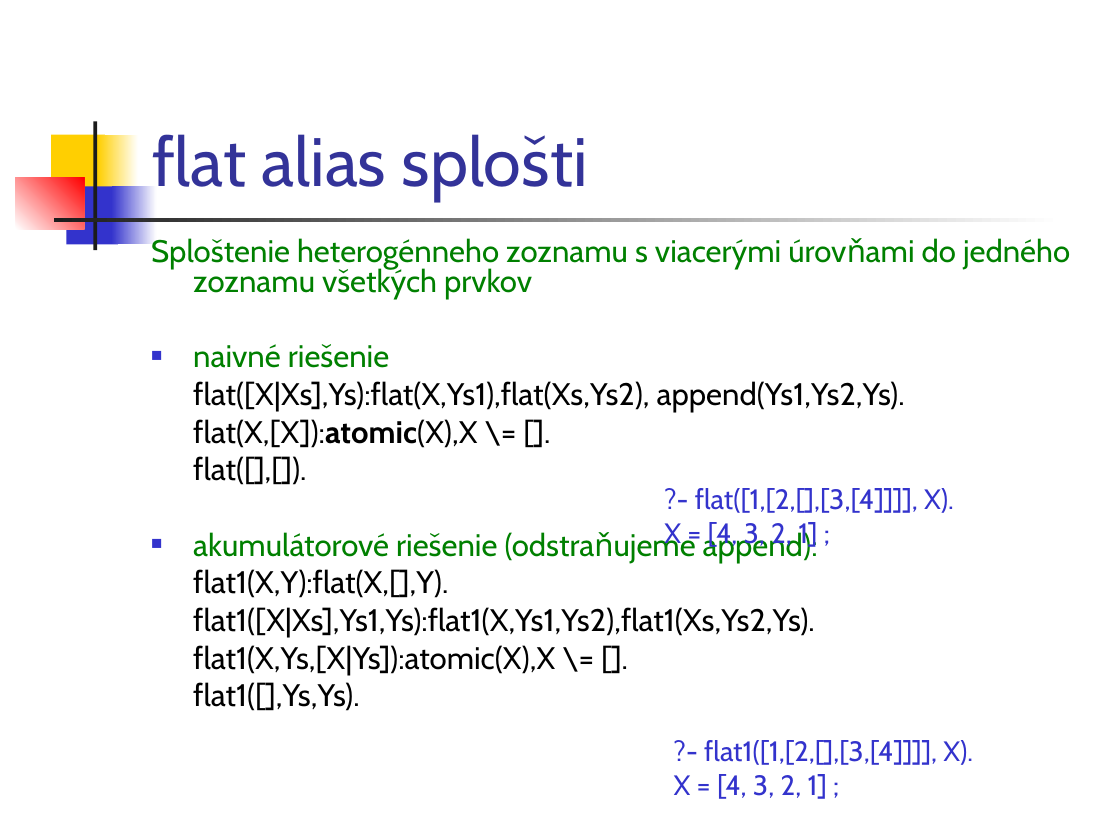
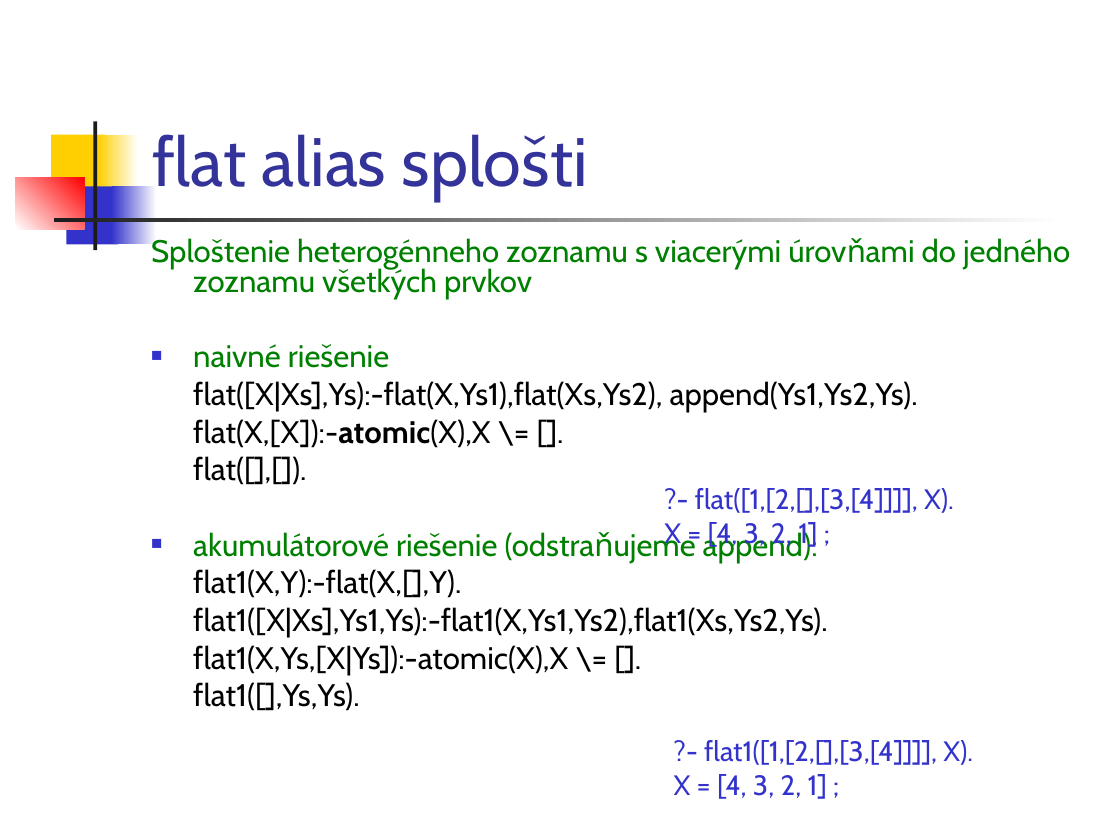
Before and after one commit to paradigmy/Prednasky, a slide deck: slide 22 of 10/logicke1.ppt. Drawn at 1120x840 pixels with LibreOffice and Linux fonts; fonts in the diff are those of the drawing. Boxes give left, top, right and bottom in pixels: in the first picture for what was removed or moved away, otherwise in the second. Text is boxed around its words. In the diff, an @@ line names an element or a change of style, - is before the commit and + after.

```diff
--- a/10/logicke1.ppt
+++ b/10/logicke1.ppt
@@ text at bbox=[193, 381, 918, 448]: text changed @@
-flat([X|Xs],Ys):flat(X,Ys1),flat(Xs,Ys2), append(Ys1,Ys2,Ys).
-flat(X,[X]):atomic(X),X \= [].
+flat([X|Xs],Ys):-flat(X,Ys1),flat(Xs,Ys2), append(Ys1,Ys2,Ys).
+flat(X,[X]):-atomic(X),X \= [].
@@ text at bbox=[193, 569, 827, 676]: text changed @@
-flat1(X,Y):flat(X,[],Y).
-flat1([X|Xs],Ys1,Ys):flat1(X,Ys1,Ys2),flat1(Xs,Ys2,Ys).
-flat1(X,Ys,[X|Ys]):atomic(X),X \= [].
+flat1(X,Y):-flat(X,[],Y).
+flat1([X|Xs],Ys1,Ys):-flat1(X,Ys1,Ys2),flat1(Xs,Ys2,Ys).
+flat1(X,Ys,[X|Ys]):-atomic(X),X \= [].
```
Also in this commit, not shown: 9 other slides changed, 2 other files.
